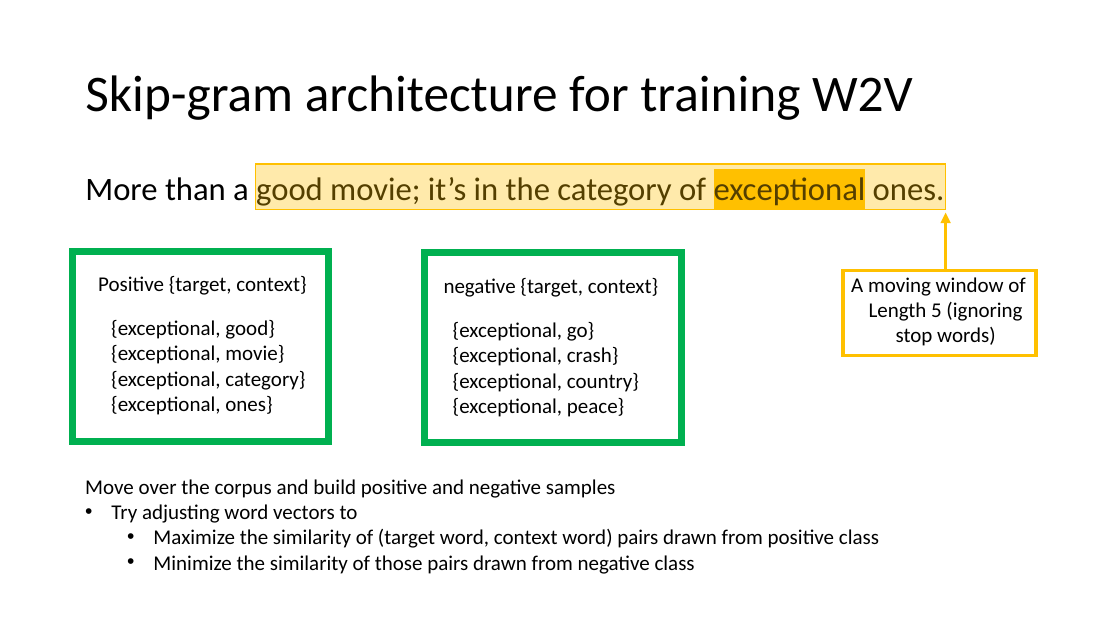
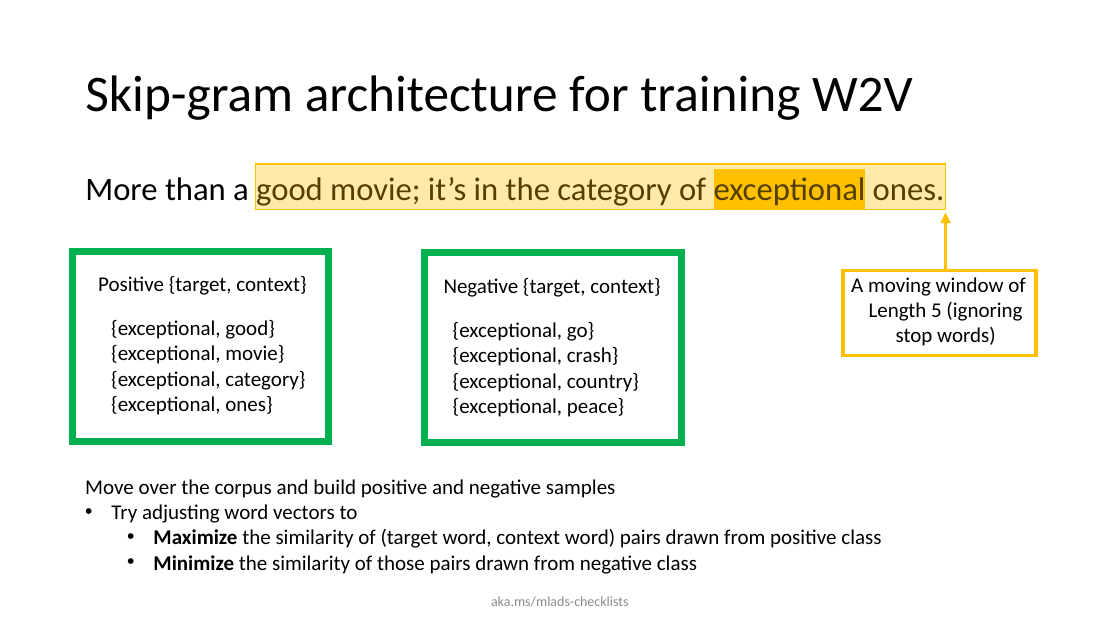
Before and after one commit to FarTaFar/MLADS19_DL4NLP, a slide deck: slide 19 of 41, Gururajan.pptx. Drawn at 1120x630 pixels with LibreOffice and Linux fonts; fonts in the diff are those of the drawing. Boxes give left, top, right and bottom in pixels: in the first picture for what was removed or moved away, otherwise in the second. Text is boxed around its words. In the diff, an @@ line names an element or a change of style, - is before the commit and + after.

```diff
--- a/41, Gururajan.pptx
+++ b/41, Gururajan.pptx
@@ text at bbox=[444, 278, 660, 297]: text changed @@
-negative {target, context}
+Negative {target, context}
@@ text at bbox=[153, 529, 881, 574]: bold on in "Maximize", "Minimize" @@
@@ text added at bbox=[491, 596, 629, 606], 12 pt, text #8C8C8C @@
+aka.ms/mlads-checklists
```
Also in this commit, not shown: 25 other slides changed, 1 other file.
